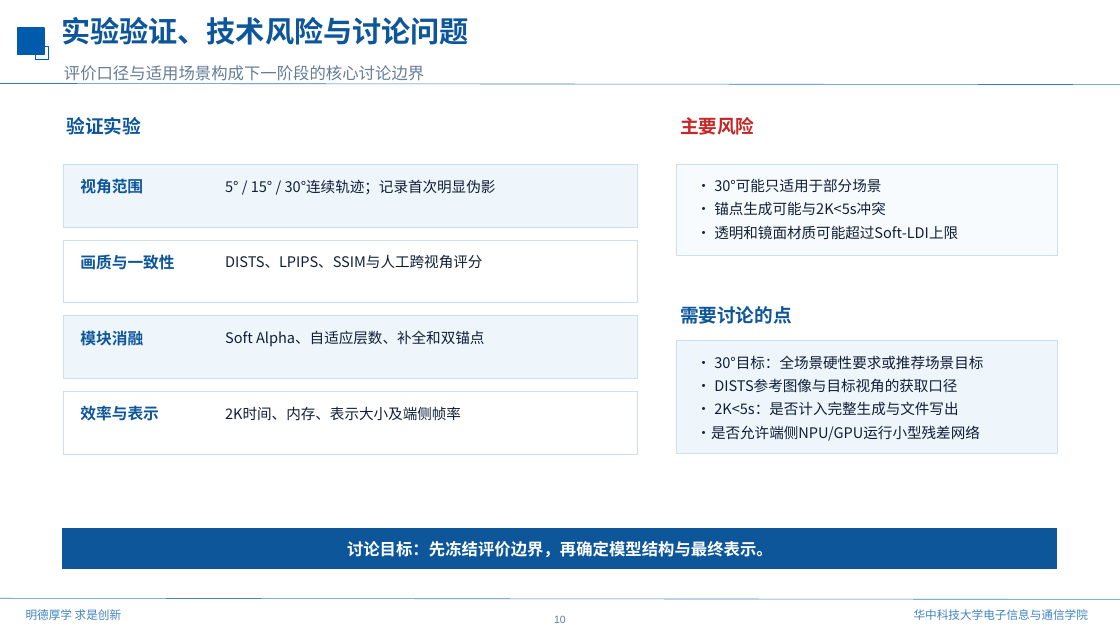
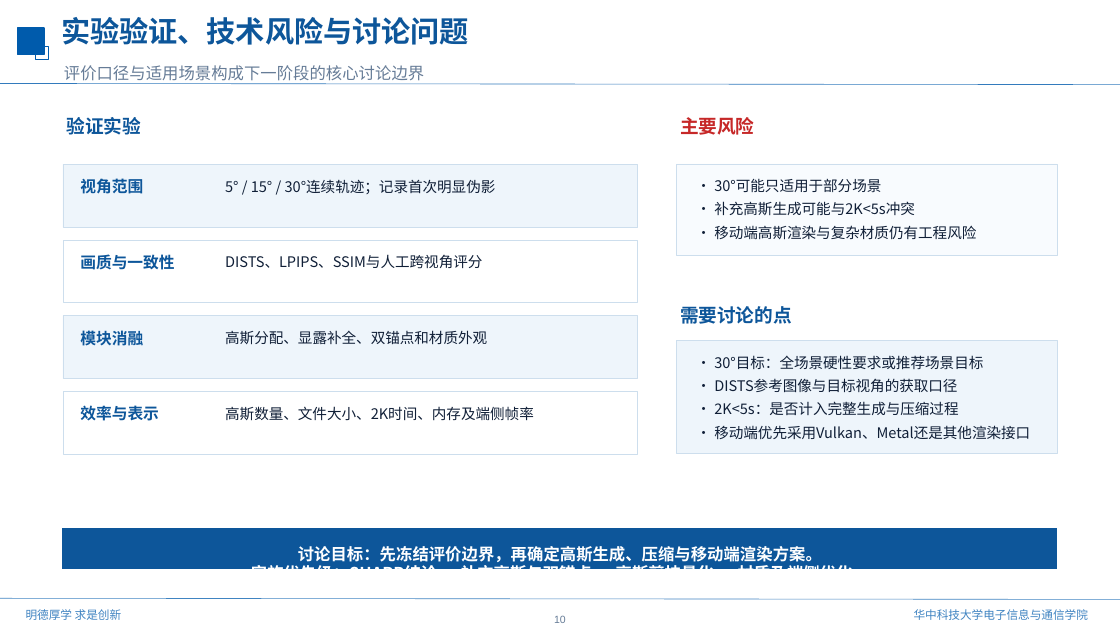
Before and after one commit to mengmcy1/gastric-cbm, a slide deck: slide 10 of 汇报/总体Framework7_22.pptx. Drawn at 1120x630 pixels with LibreOffice and Linux fonts; fonts in the diff are those of the drawing; background and template pictures are left out. Boxes give left, top, right and bottom in pixels: in the first picture for what was removed or moved away, otherwise in the second. Text is boxed around its words. In the diff, an @@ line names an element or a change of style, - is before the commit and + after.

```diff
--- a/汇报/总体Framework7_22.pptx
+++ b/汇报/总体Framework7_22.pptx
@@ text at bbox=[714, 201, 976, 240]: text changed @@
-• 锚点生成可能与2K<5s冲突
-• 透明和镜面材质可能超过Soft-LDI上限
+• 补充高斯生成可能与2K<5s冲突
+• 移动端高斯渲染与复杂材质仍有工程风险
@@ text at bbox=[225, 330, 487, 345]: text changed @@
-Soft Alpha、自适应层数、补全和双锚点
+高斯分配、显露补全、双锚点和材质外观
@@ text at bbox=[225, 406, 534, 421]: text changed @@
-2K时间、内存、表示大小及端侧帧率
+高斯数量、文件大小、2K时间、内存及端侧帧率
@@ text at bbox=[714, 401, 1030, 439]: text changed @@
-• 2K<5s：是否计入完整生成与文件写出
-•是否允许端侧NPU/GPU运行小型残差网络
+• 2K<5s：是否计入完整生成与压缩过程
+• 移动端优先采用Vulkan、Metal还是其他渲染接口
@@ text at bbox=[251, 546, 869, 569]: text changed @@
-讨论目标：先冻结评价边界，再确定模型结构与最终表示。
+讨论目标：先冻结评价边界，再确定高斯生成、压缩与移动端渲染方案。
+实施优先级：SHARP结论 → 补充高斯与双锚点 → 高斯剪枝量化 → 材质及端侧优化。
```
Also in this commit, not shown: 7 other slides changed, 3 other files.
